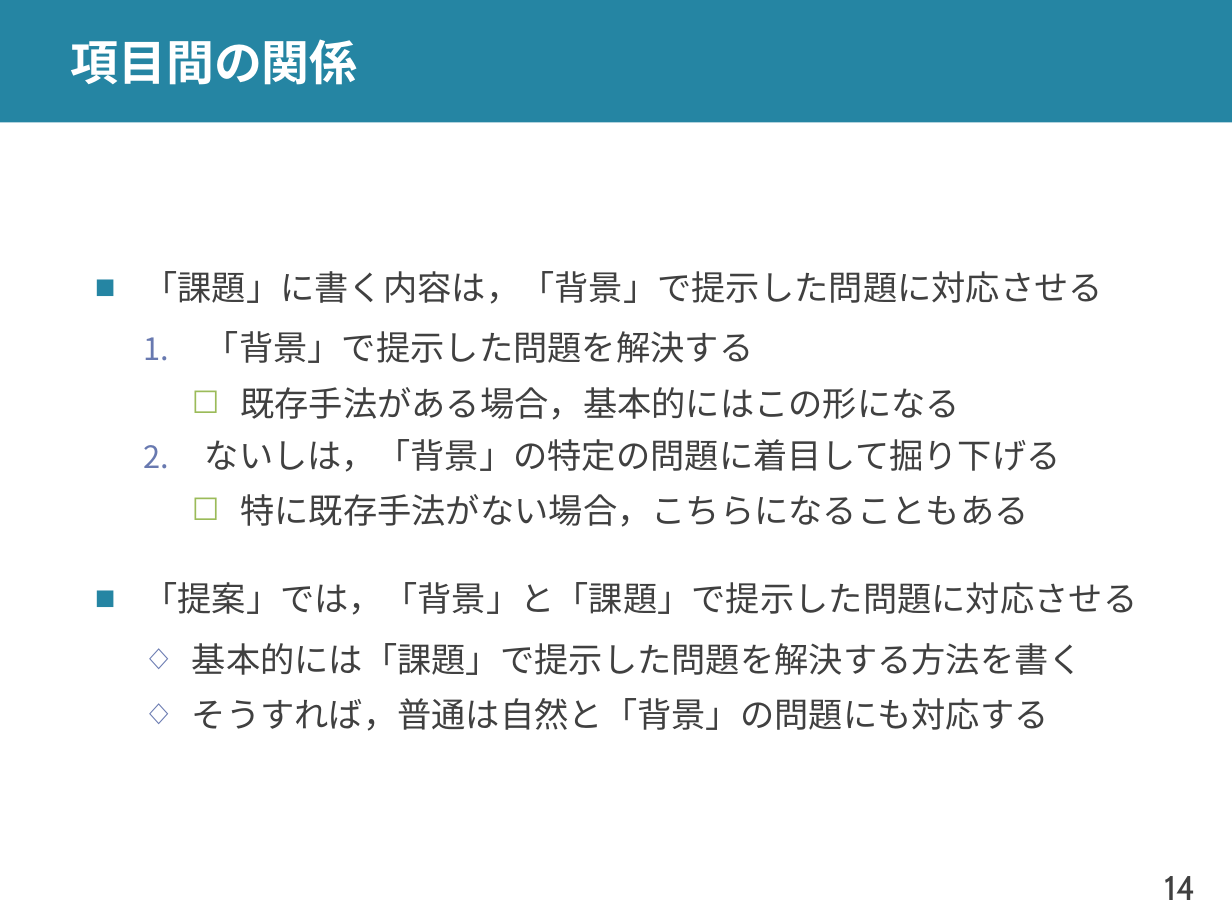
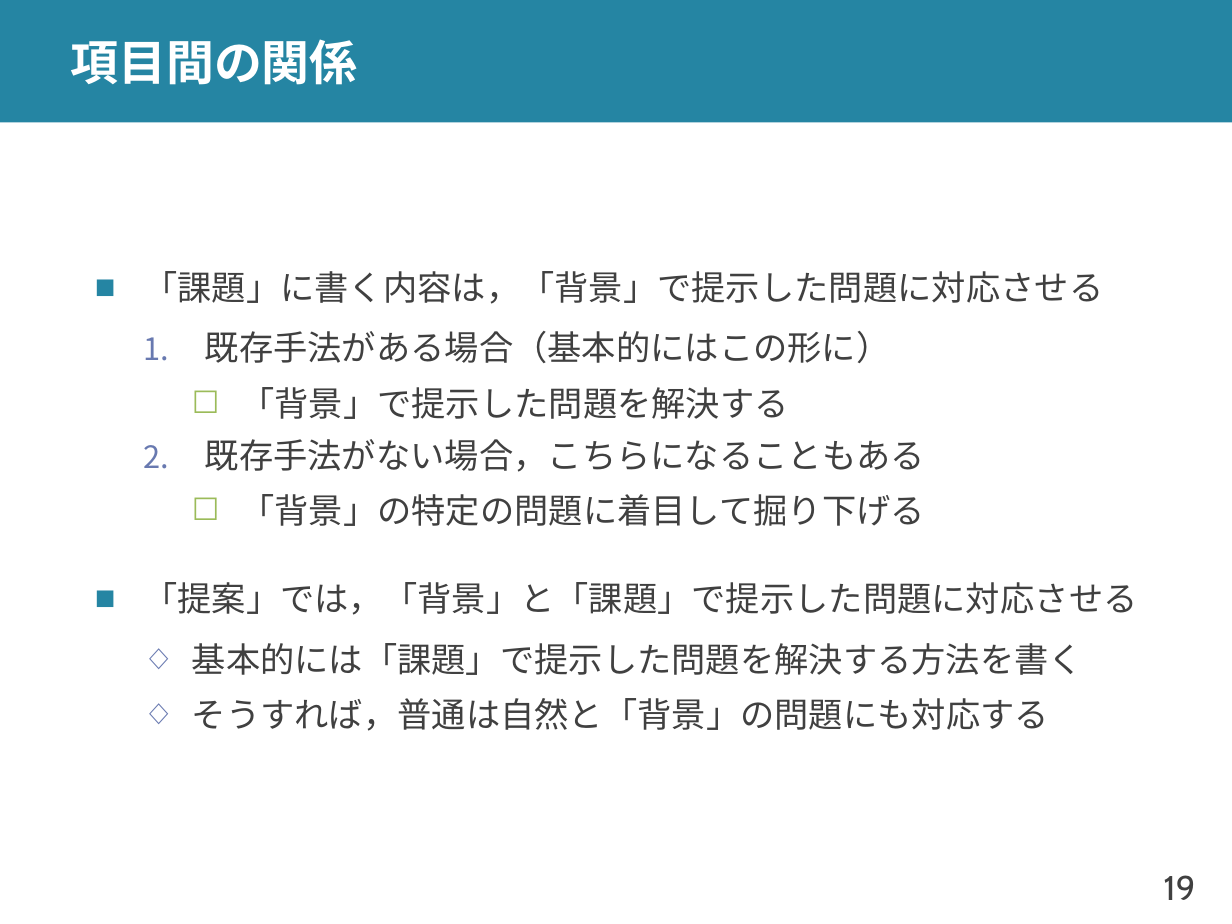
Before and after one commit to shioya-lab/how-to, a slide deck: slide 19 of plot.pptx (slide 14 before the commit). Drawn at 1232x924 pixels with LibreOffice and Linux fonts; fonts in the diff are those of the drawing. Boxes give left, top, right and bottom in pixels: in the first picture for what was removed or moved away, otherwise in the second. Text is boxed around its words. In the diff, an @@ line names an element or a change of style, - is before the commit and + after.

```diff
--- a/plot.pptx
+++ b/plot.pptx
@@ text at bbox=[205, 331, 891, 363]: paragraph added @@
+  1. 既存手法がある場合（基本的にはこの形に）
@@ text at bbox=[240, 387, 788, 419]: bullet 1. to ☐; list level 2 to 3 in "「背景」で提示した問題を解決する"; bullet colour #6879B0 to #9BBB59 @@
@@ text at bbox=[205, 439, 925, 526]: text changed @@
-    ☐ 既存手法がある場合，基本的にはこの形になる
-  2. ないしは，「背景」の特定の問題に着目して掘り下げる
-    ☐ 特に既存手法がない場合，こちらになることもある
+  2. 既存手法がない場合，こちらになることもある
+    ☐ 「背景」の特定の問題に着目して掘り下げる
@@ page number at bbox=[1164, 875, 1196, 900]: text changed @@
-14
+19
```
Also in this commit, not shown: 14 other slides changed, 1 slide added, 1 other file.
